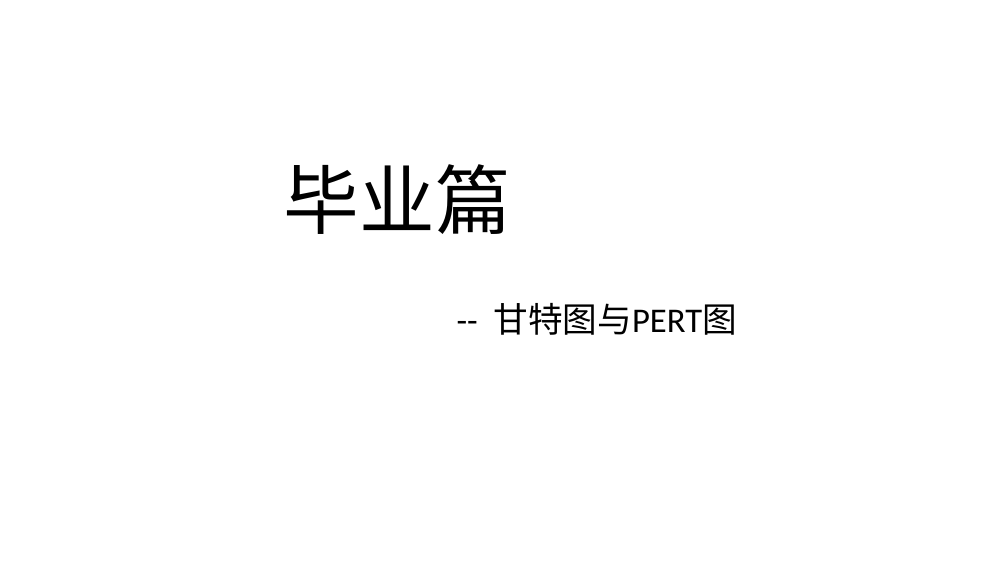
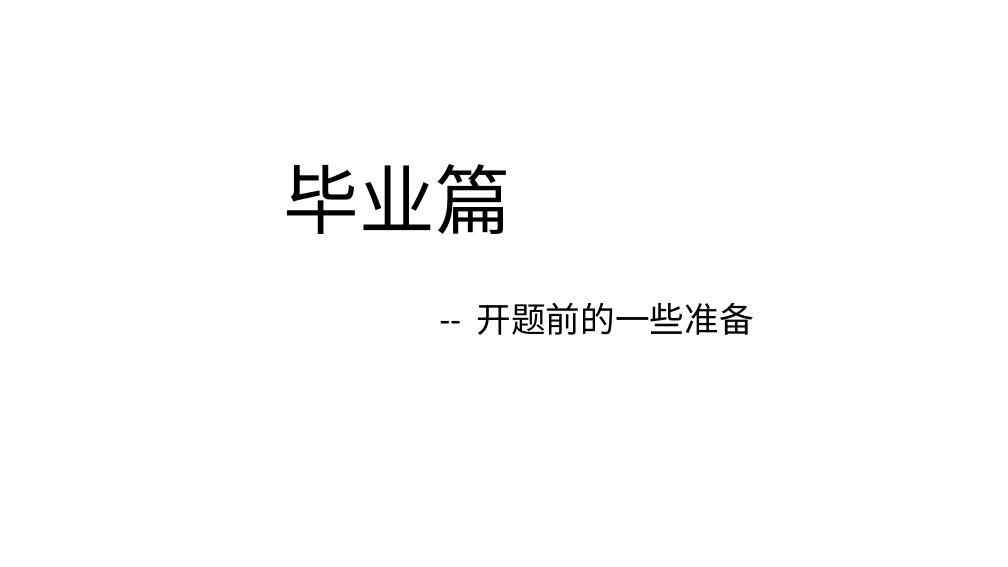
Before and after one commit to Kate-liu/Coder-Working, a slide deck: slide 15 of 9-Self article/标题Deno.pptx. Drawn at 1008x567 pixels with LibreOffice and Linux fonts; fonts in the diff are those of the drawing. Boxes give left, top, right and bottom in pixels: in the first picture for what was removed or moved away, otherwise in the second. Text is boxed around its words. In the diff, an @@ line names an element or a change of style, - is before the commit and + after.

```diff
--- a/9-Self article/标题Deno.pptx
+++ b/9-Self article/标题Deno.pptx
@@ subtitle at (477,303,754,335): text changed @@
--- 甘特图与PERT图
+-- 开题前的一些准备
```
Also in this commit, not shown: 6 other files.
